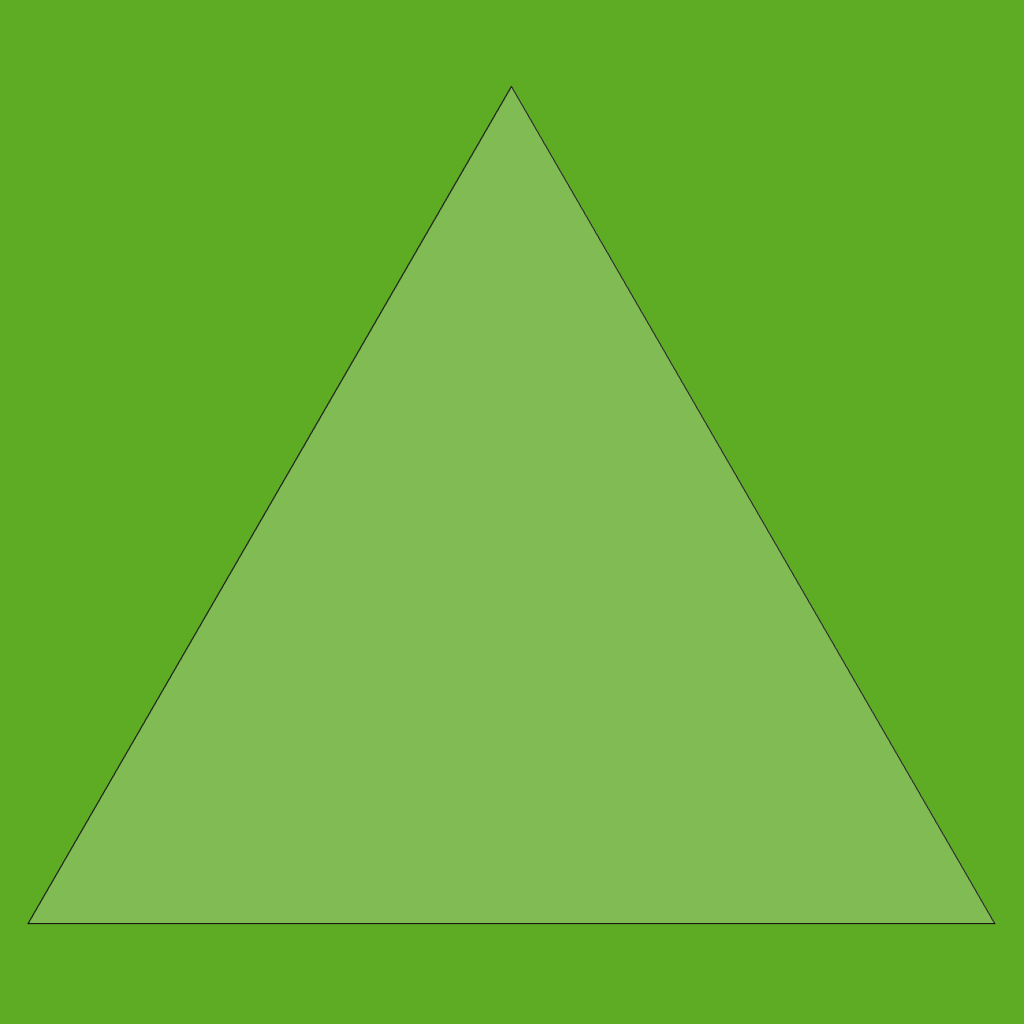
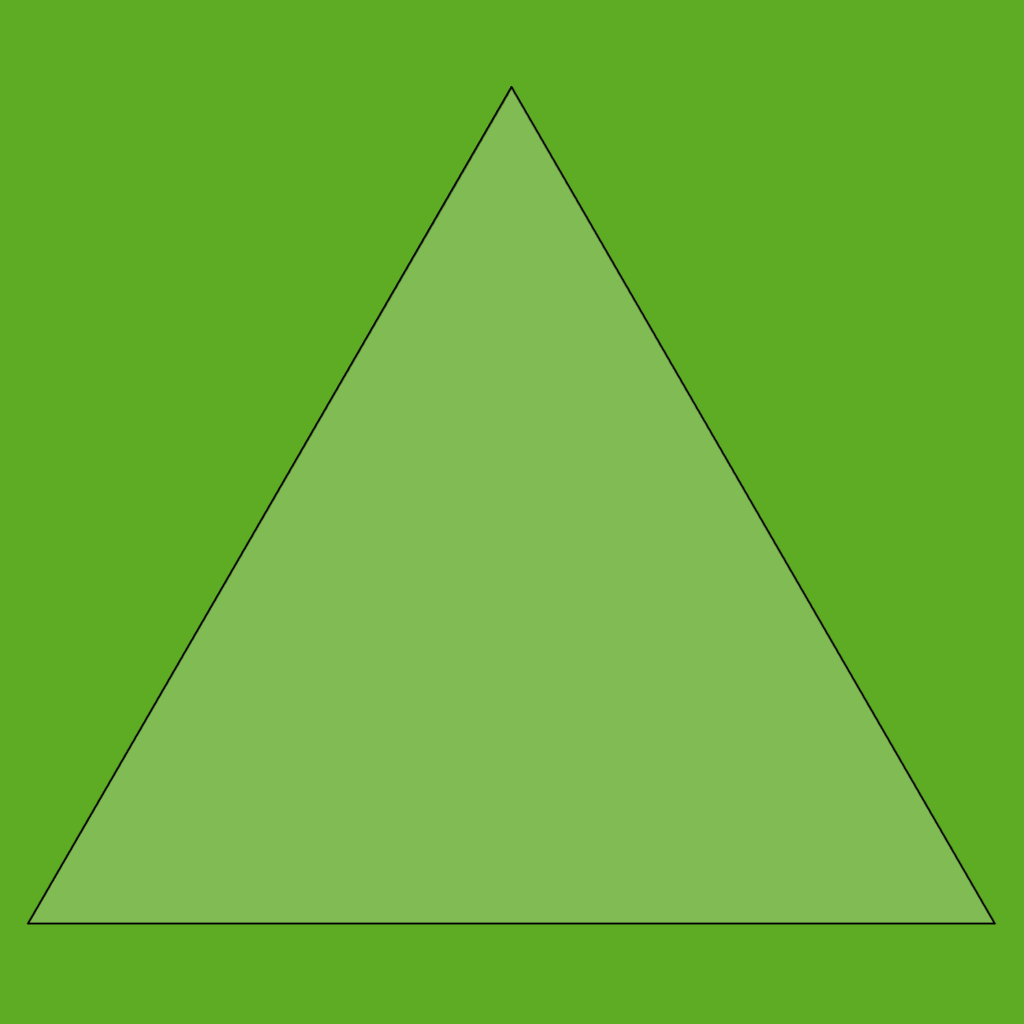
Two versions of the same layered image (1024px x 1024px). Layer-by-layer changes:
painted on "icosphere2.png" over [26, 86, 997, 925]
